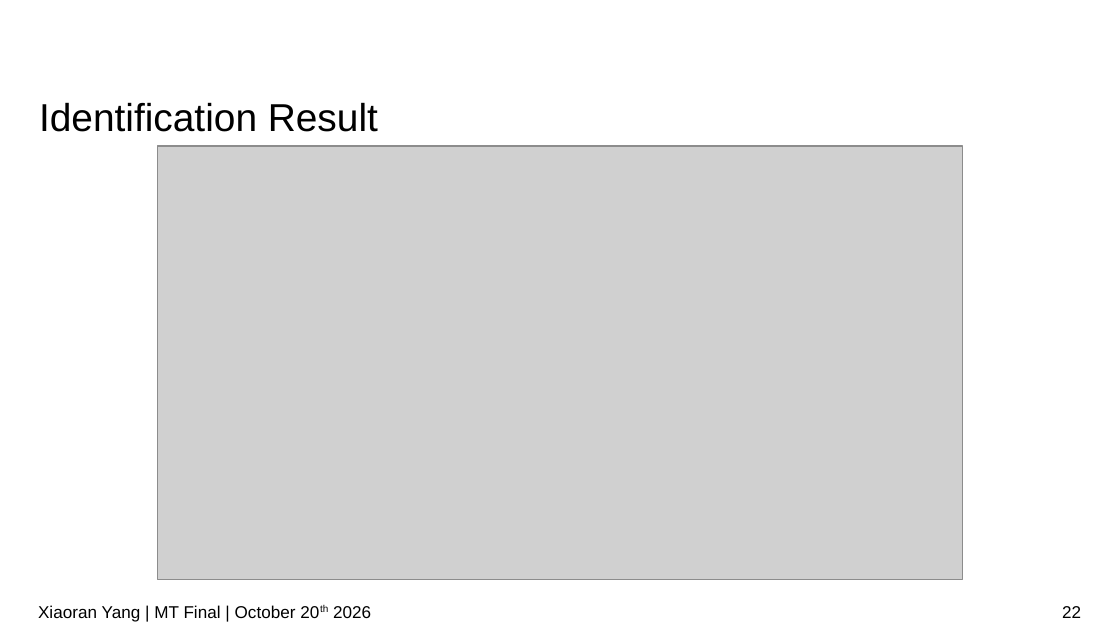
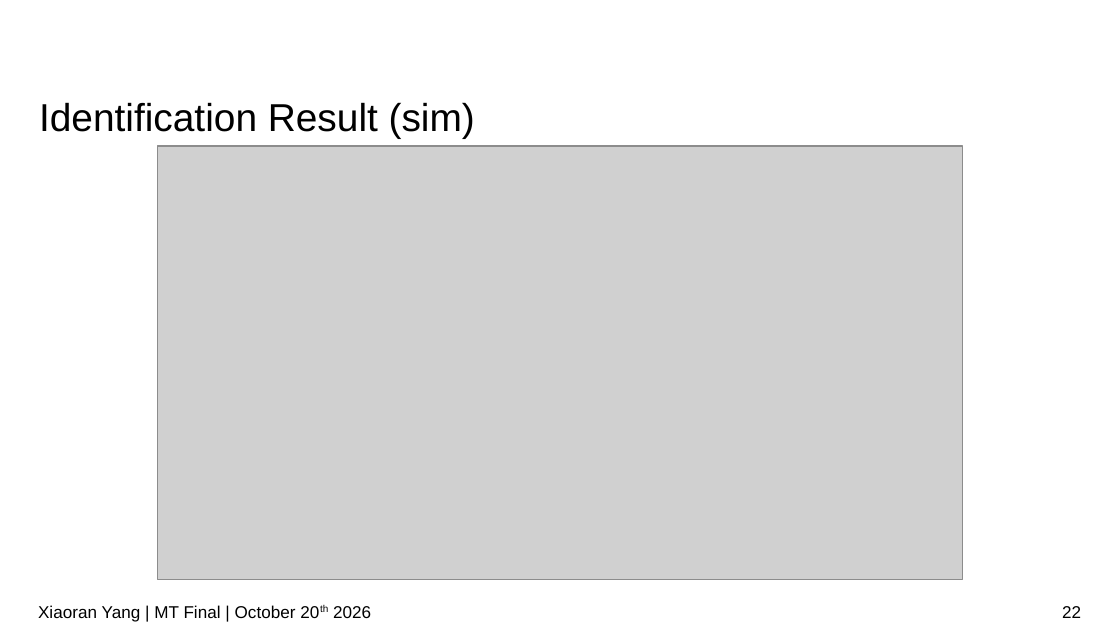
Before and after one commit to IDoccupled/identification, a slide deck: slide 22 of presentation/presentation.odp. Drawn at 1120x630 pixels with LibreOffice and Linux fonts; fonts in the diff are those of the drawing; grey boxes stand for pictures; background and template pictures are left out. Boxes give left, top, right and bottom in pixels: in the first picture for what was removed or moved away, otherwise in the second. Text is boxed around its words. In the diff, an @@ line names an element or a change of style, - is before the commit and + after.

```diff
--- a/presentation/presentation.odp
+++ b/presentation/presentation.odp
@@ title at bbox=[39, 102, 475, 138]: text changed @@
-Identification Result
+Identification Result (sim)
```
Also in this commit, not shown: 13 other slides changed, 2 slides added, 1 slide removed.
